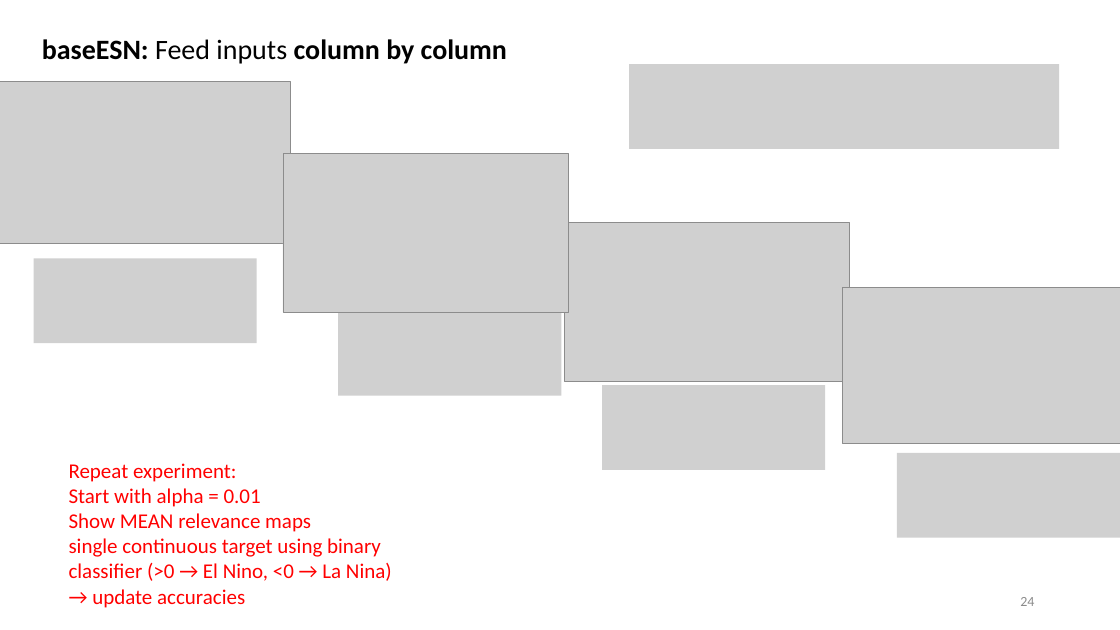
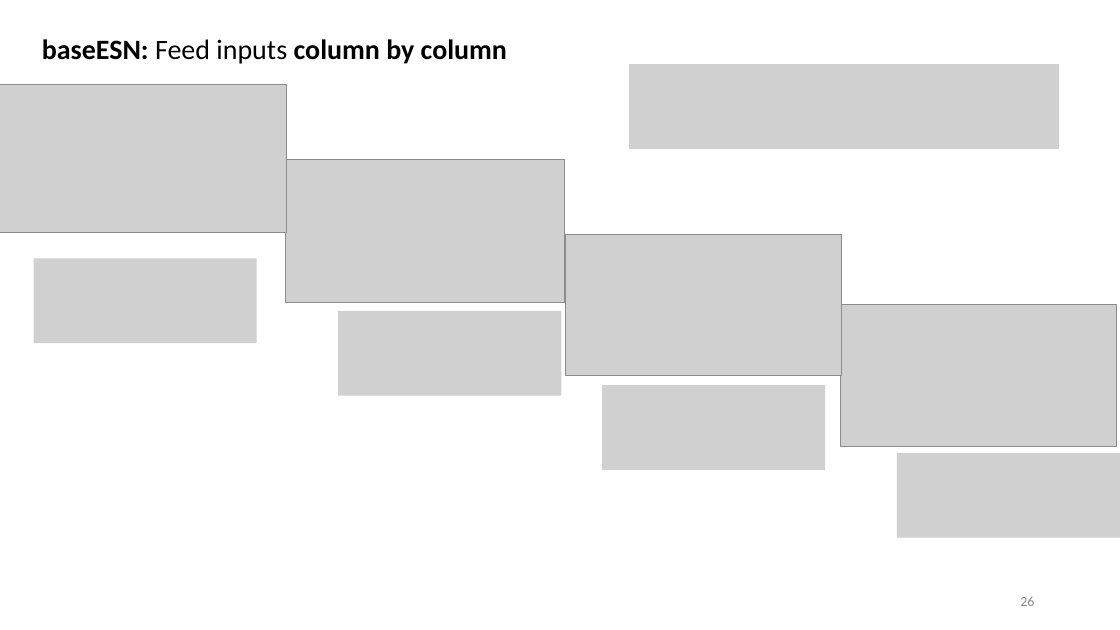
Before and after one commit to MarcoLandtHayen/EchoStateNetworks, a slide deck: slide 26 of ESN_ClassificationLRP_ENSO_OD-Talk.pptx (slide 24 before the commit). Drawn at 1120x630 pixels with LibreOffice and Linux fonts; fonts in the diff are those of the drawing; grey boxes stand for pictures. Boxes give left, top, right and bottom in pixels: in the first picture for what was removed or moved away, otherwise in the second. Text is boxed around its words. In the diff, an @@ line names an element or a change of style, - is before the commit and + after.

```diff
--- a/ESN_ClassificationLRP_ENSO_OD-Talk.pptx
+++ b/ESN_ClassificationLRP_ENSO_OD-Talk.pptx
@@ picture: place and size @@
-picture at [0, 82, 290, 244]
+picture at [0, 85, 286, 233]
@@ picture: place and size @@
-picture at [283, 154, 569, 313]
+picture at [286, 160, 565, 302]
@@ picture: place and size @@
-picture at [564, 223, 849, 381]
+picture at [565, 234, 842, 376]
@@ picture: place and size @@
-picture at [843, 288, 1120, 444]
+picture at [840, 305, 1117, 446]
@@ text removed at [69, 463, 392, 608] @@
-Repeat experiment:
-Start with alpha = 0.01
-Show MEAN relevance maps
-single continuous target using binary classifier (>0 → El Nino, <0 → La Nina) → update accuracies
@@ page number at [1020, 597, 1034, 606]: text changed @@
-24
+26
```
Also in this commit, not shown: 18 other slides changed, 2 slides added, 1 slide removed.
